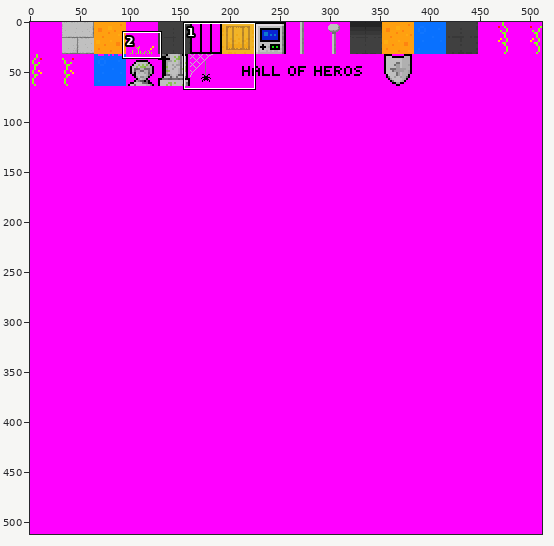
A sprite sheet gets an edit: media/image/tiles.png. Above, an overview of the earlier version with the close-up marked.
Close-up. Earlier state:
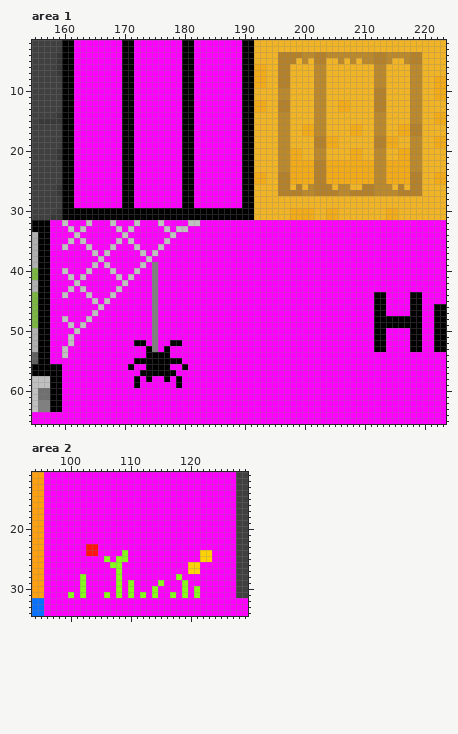
The file is 512x512 pixels. Colours within 5 levels of each other are drawn and written as one. Shown: area 1: x 155..223, y 2..65; area 2: x 94..129, y 11..34. The commit also changed other parts of the picture, which this record leaves out.
The same view after the edit:
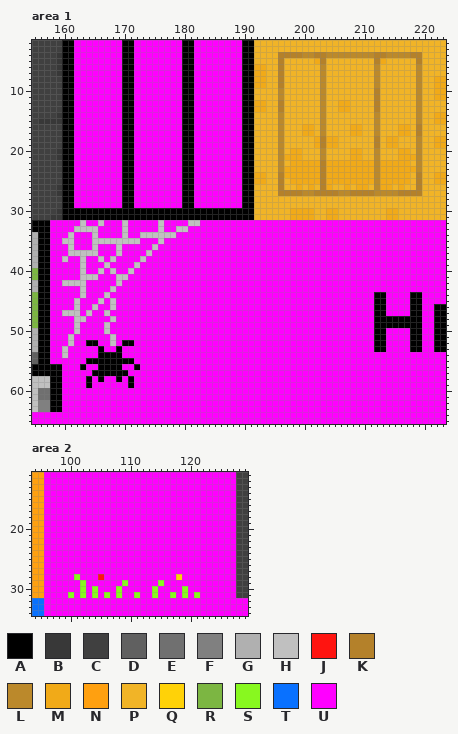
Palette (. is transparent): A #000000  B #383838  C #404040  D #606060  E #707070  F #808080  G #b0b0b0  H #c0c0c0  J #ff1410  K #b4812a  L #bb892b  M #f1aa18  N #ffa010  P #f1b427  Q #ffd208  R #7cb642  S #88f81f  T #0971ff  U #ff00ff
Edits made:
Changed rows in their new state; - is an unchanged pixel.
Area 1:
first column x 197:
 5 PP-P-M---P-P-PP-MP--PP
 6 P----P----------P----P
 7 P----P----------P----P
 8 P----P----------P----P
 9 P----P----------P----P
10 P----P----------P----P
11 P----P----------P----P
12 P----P----------P----P
13 P----P----------P----P
14 P----P----------P----P
15 P----P----------P----P
16 P----P----------P----P
17 P----P----------P----P
18 P----M----------P----P
19 P----M----------P----P
20 P----P----------P----P
21 M----P----------P----M
22 P----M----------M----P
23 M----M----------M----M
24 M----M----------M----P
25 P----M----------M----P
26 P-M-MP-M-PM-MMP-MM-M-P
first column x 160:
32 U--HU-H-U-H-U--------
33 -UH-HH---UHU----HU---
34 -HU--H-------HHHHH---
35 H--U-HHHH-H-H---HU---
36 UH--UH--UH--U--HU----
37 -HHHH--U-H---UHU-----
38 H--H----H----HU------
39 ---H-U------HU-U-----
40 U--HU-H----HU--U-----
41 -U--HH----HU---U-----
42 HH-H-----HU----U-----
43 -U------HU-----U-----
44 U--HU--HU------U-----
45 --H--UHUH------U-----
46 --H--HU-H------U-----
47 HHH-HU-H-------U-----
48 U-HHU---H------U-----
49 -UHU---H-------U-----
50 -------H-------U-----
51 --------H------U-----
52 ----AA--H-AAUU-U--UU-
53 ------A--A----UU-U---
54 ------AAAA----UUUU---
55 ----AAAAAAAAUUUUUUUU-
56 ---A--AAAA-UA-UUUU--U
57 -----AAAAAA--UUUUUU--
58 ----A-A--A-AU-U--U-U-
59 ----A------AU------U-
Area 2:
first column x 101:
23 --UU-------------------
24 --UU----U------------UU
25 -----U-UU------------UU
26 ------UU-----------UU--
27 -------U-----------UU--
28 SU--J--U---------Q-----
29 -------USU--------U----
30 ---S-----U----------U--
31 ---S-----USU-----------
